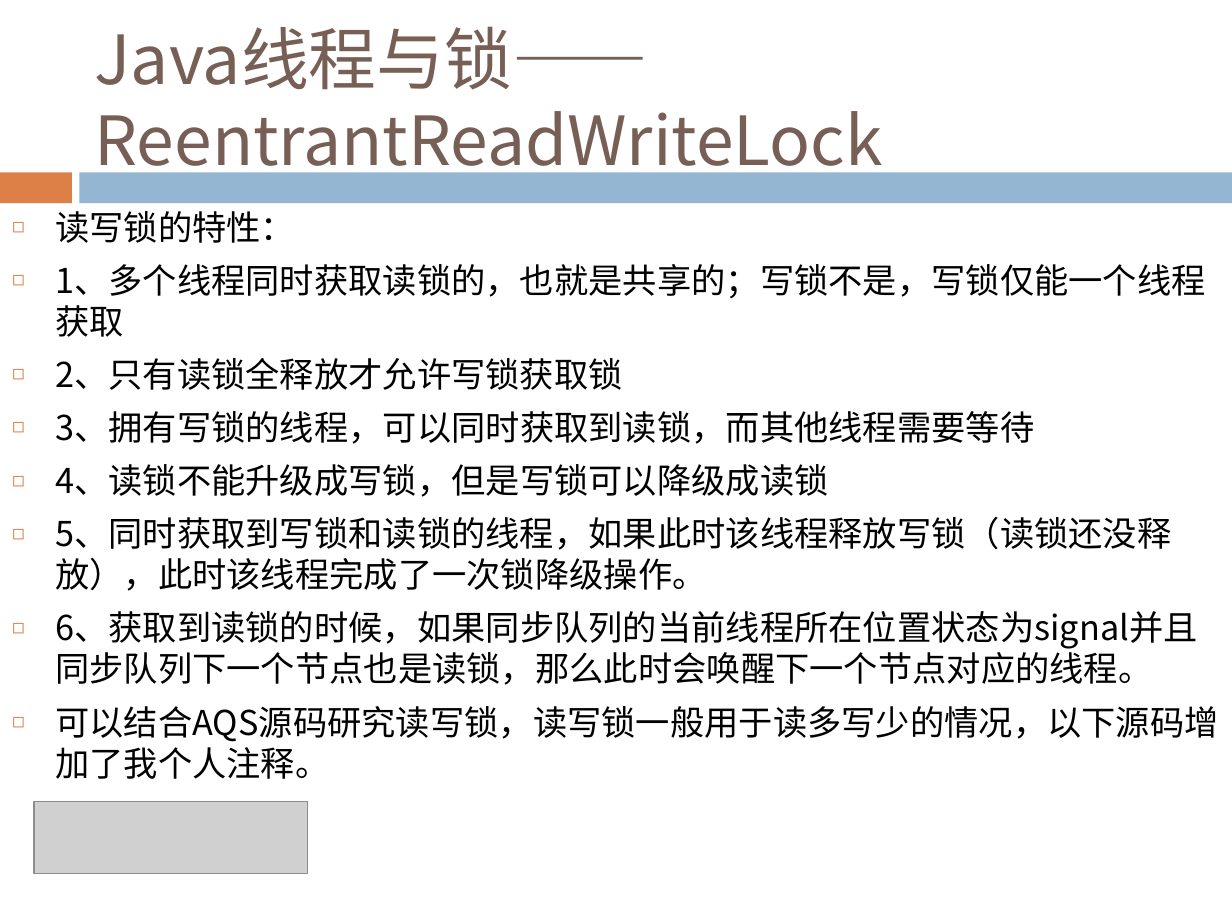
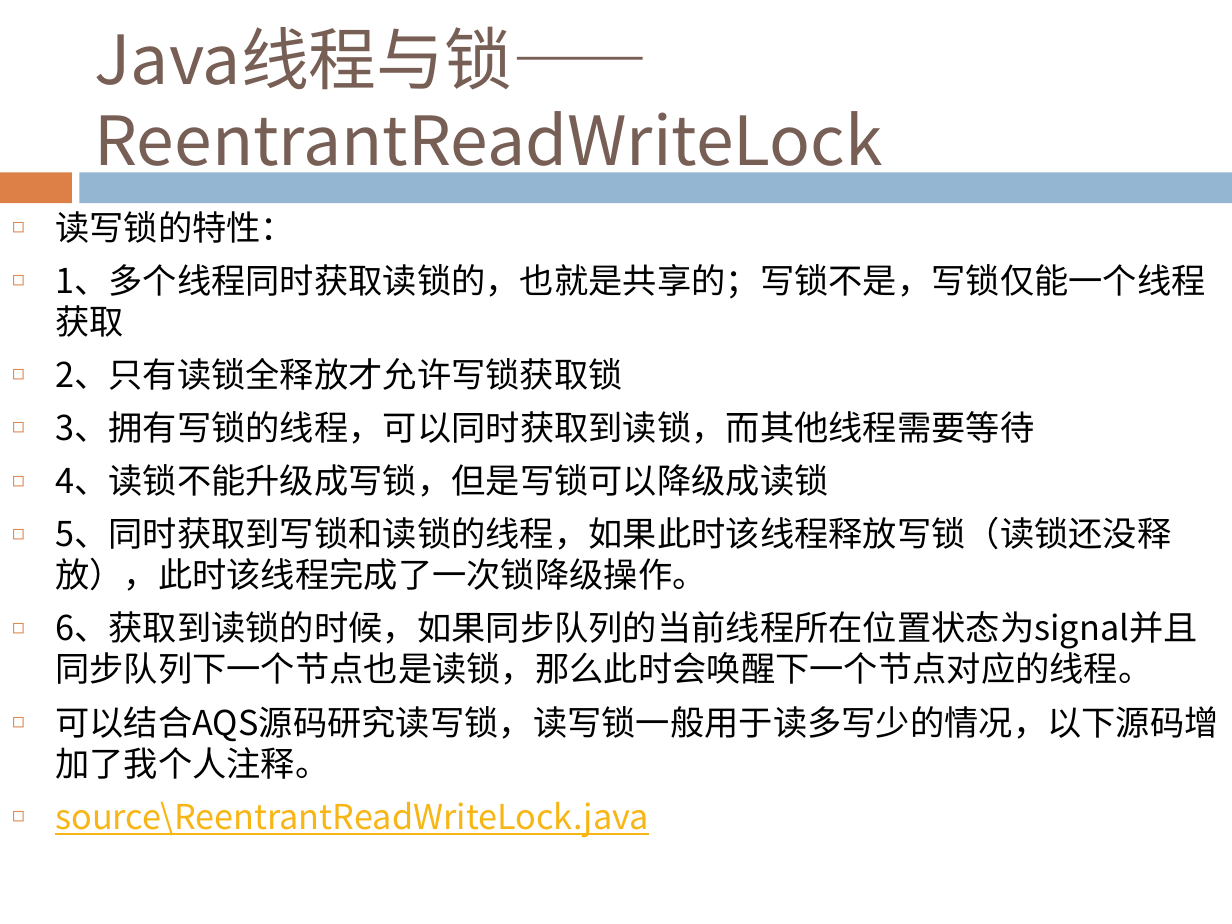
Before and after one commit to Costriod/study, a slide deck: slide 106 of Java基础.pptx. Drawn at 1232x924 pixels with LibreOffice and Linux fonts; fonts in the diff are those of the drawing; grey boxes stand for pictures. Boxes give left, top, right and bottom in pixels: in the first picture for what was removed or moved away, otherwise in the second. Text is boxed around its words. In the diff, an @@ line names an element or a change of style, - is before the commit and + after.

```diff
--- a/Java基础.pptx
+++ b/Java基础.pptx
@@ picture removed at (34,802,308,873) @@
@@ text at (55,801,649,838): paragraph added @@
+◻ source\ReentrantReadWriteLock.java
```
Also in this commit, not shown: 7 other slides changed, 8 other files.
